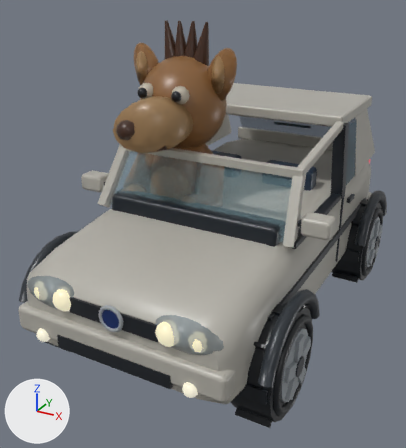
Two versions of the glTF model public/models/hola-willy.glb, one commit apart.
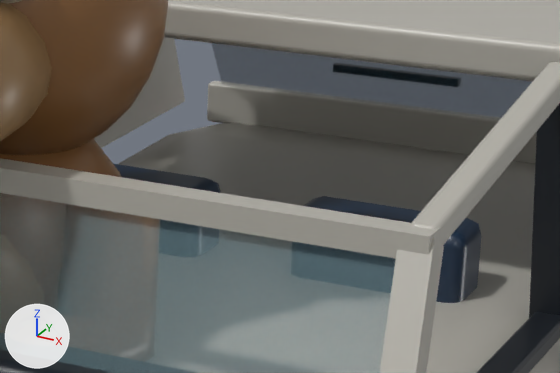
Each version appears first whole from a 50 mm camera at (2.4, -5.04, 3.41) aimed at (-0.19, -0.34, 1.05), and next in a close-up on the part from 44% to 84% of the width and 23% to 47% of the height. The axes (+X, +Y, +Z) are drawn at lower left. The lights are the same throughout. The first two pictures are the older version. Where no turn or scale is listed for an object, it has been applied to the vertices. Vertices at exactly the same position are counted once.

Objects in the first close-up: 'alf-body', 'alf-head_merged', 'alf-snout_merged', 'c-pillar_merged', 'dashboard', 'grille_merged', 'hatch-glass', 'hull_merged', 'low-windscreen', 'seat-back_merged' and 1 more.
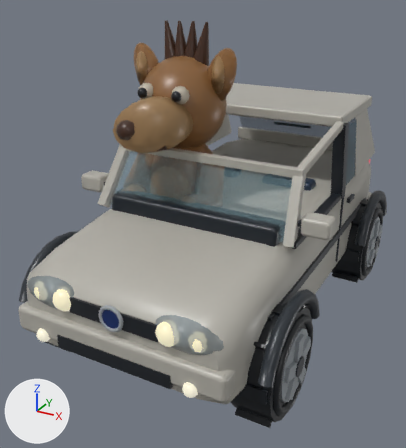
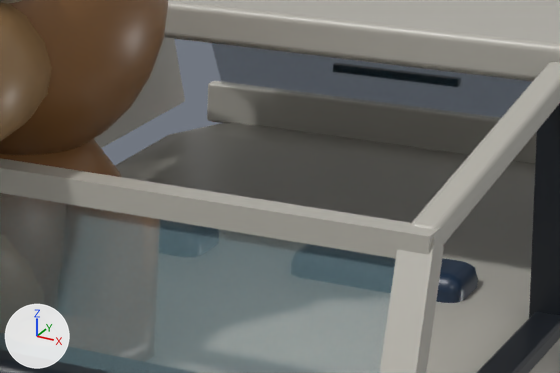
Changed parts and their boxes [x1, y1, x2, y2] in the close-ups (560 x 373 px; the box of a moved part takes in the faces that stretch with it):
'seat-back_merged', reshaped
    before: [114, 164, 482, 303]
    after: [436, 258, 478, 303]
part 1 of me_mesh_41, moved or reshaped
    before: [114, 164, 482, 250]
    after: [438, 258, 478, 293]
part 2 of me_mesh_41, moved or reshaped
    before: [220, 191, 482, 303]
    after: [436, 280, 478, 303]

The change, as a list of edits to the scene's bpy script:
```text
Change me_mesh_41:
    used by ob_seat_back_merged; location = (0.0, 0.0, 0.0)
    remove me_mesh_41.from_pydata(...)  # 112 vertices, 216 faces; spans x -0.735..0.715, y 0.36..0.58, z 0.95..1.57
    add me_mesh_41.from_pydata(...)  # 112 vertices, 216 faces; spans x -0.735..0.715, y 0.36..0.58, z 0.97..1.43
    me_mesh_41 part 1: all 56 vertices in x -0.735..0.715, y 0.36..0.58, z 1.52..1.57 are moved by (0.0, 0.0, -0.14)
    me_mesh_41 part 2: all 56 vertices in x -0.735..0.715, y 0.36..0.58, z 0.95..0.999 are moved by (0.0, 0.0, 0.02)
```
